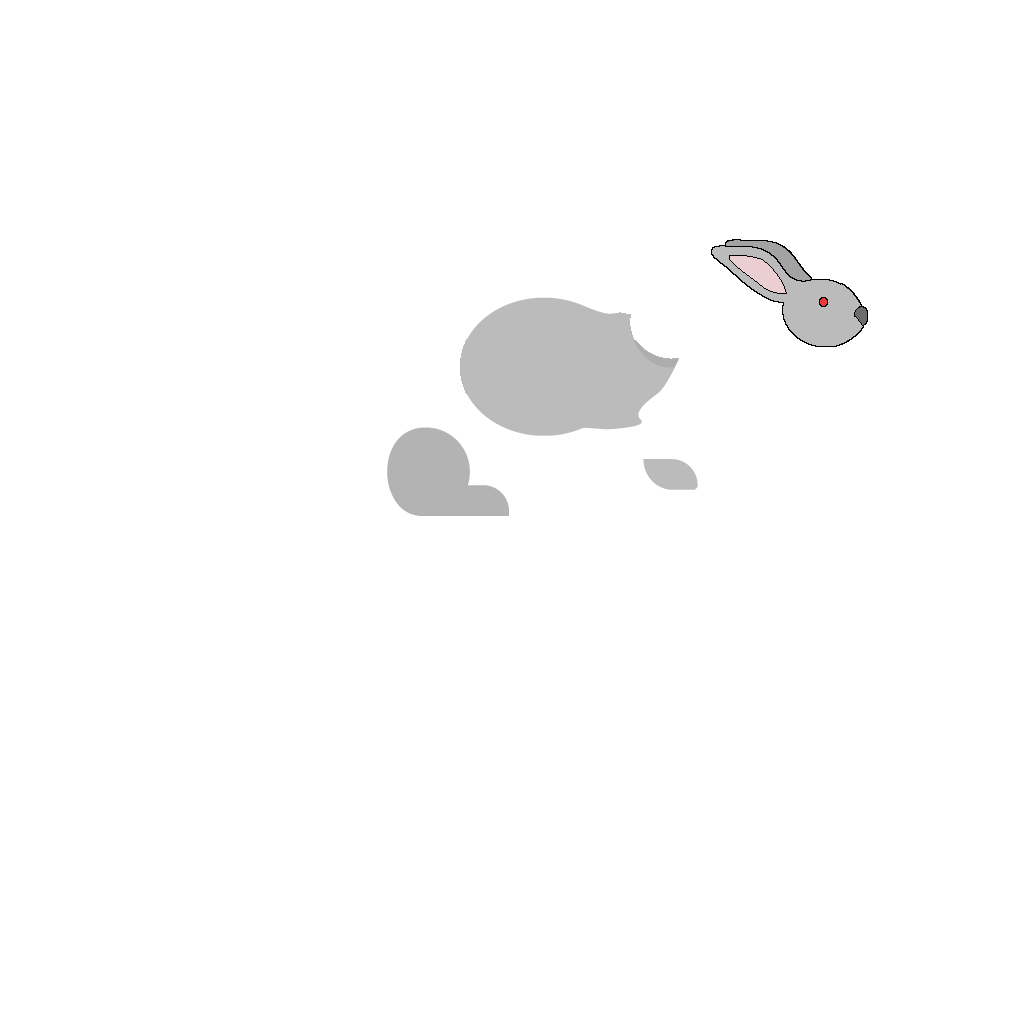
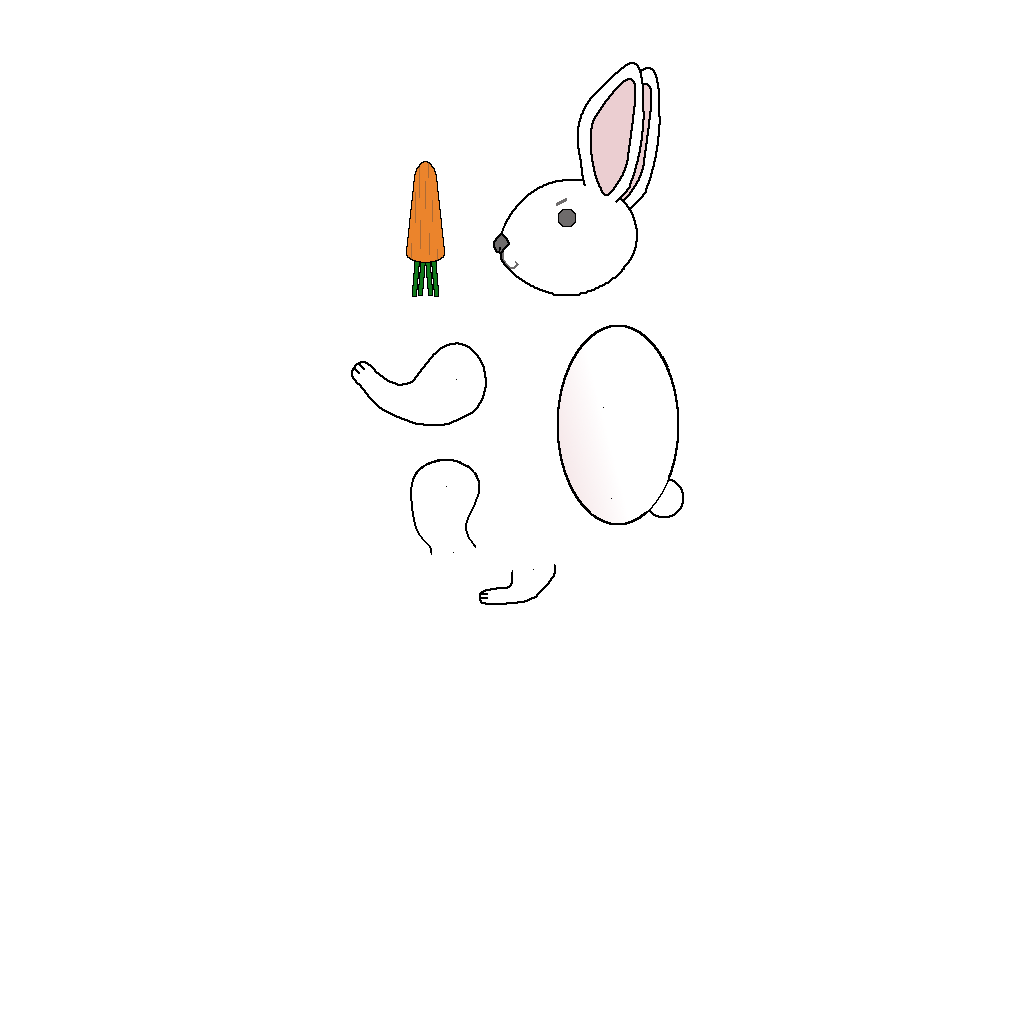
Layers edited between the first and the second w=1024, h=1024 image:
removed layer "head" over [711, 239, 868, 347]
added layer "Hand" above "Head" over [351, 342, 487, 426]
added layer "Head" above "Foot" over [493, 62, 661, 296]
added layer "Foot" above "Sword" over [479, 564, 556, 605]
added layer "Sword" above "Leg" over [406, 161, 445, 297]
renamed "leg" to "Leg", moved it above "Body", painted on it over [387, 427, 509, 555]
renamed "rabbit-02.png" to "Body", painted on it over [460, 297, 684, 525]
renamed "rabbit-05.png" to "wolf.png", hid it, painted on it over [351, 62, 698, 524]
